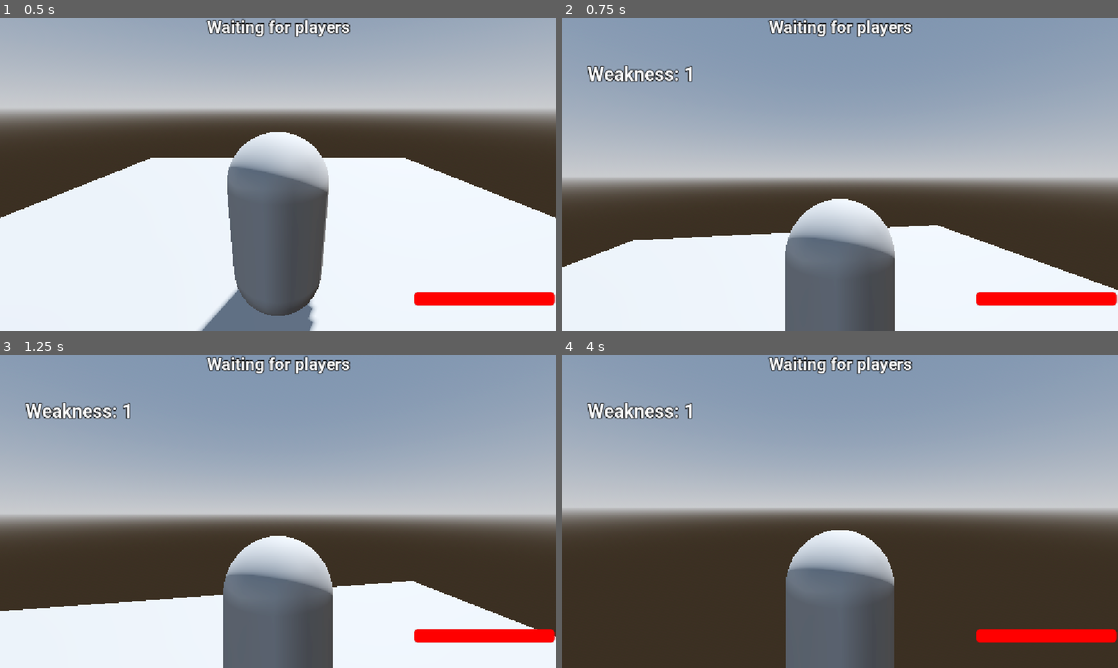
Above: before the commit, frames 1-4 (two rows, left to right).
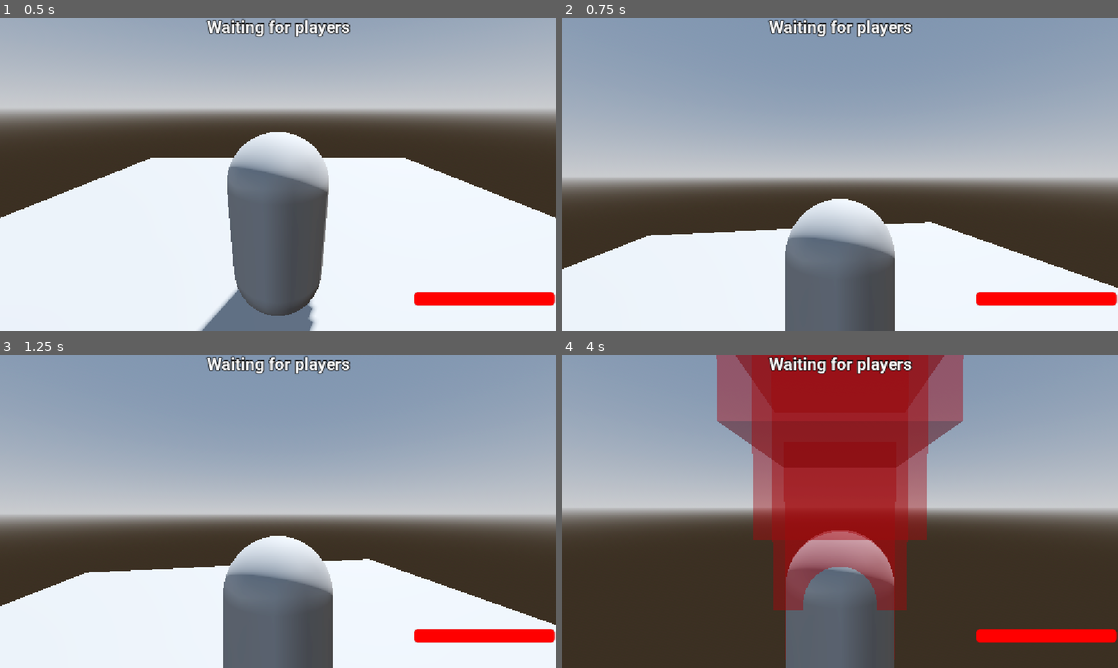
Above: after the commit, the same moments.

Repository: Virus01Official/forgotten_rewrite
Game: Godot game, scene res://main.tscn
Two runs of this game, one before a commit and one after it. Both use one fixed random seed, a clock stepped at 60 frames per second and the inputs below.
Inputs (mouse positions are in pixels of both pictures, inside the frame that each line leads up to):
- Up to frame 1 (0.5 s): no input
- Up to frame 2 (0.75 s): move the mouse to (867, 174) at 0.52 s; hold Up (ui_up) from 0.53 s (still down); tap Q (Ability1) at 0.6 s
- Up to frame 3 (1.25 s): keep holding Up (ui_up)
- Up to frame 4 (4 s): keep holding Up (ui_up); move the mouse to (812, 511) at 1.27 s; tap E (Ability2) at 1.35 s; move the mouse to (851, 505) at 2.02 s; tap R (Ability3) at 2.1 s; move the mouse to (834, 517) at 2.77 s; tap T (Ability4) at 2.85 s; move the mouse to (878, 514) at 3.52 s; click (878, 514) at 3.6 s

Frame 1 is identical in both runs. In frame 2, 1.3% of the frame differs, in the area x 0-100%, y 15-87%; in frame 3, 5.7%; in frame 4, 26%, in the area x 4-73%, y 0-98%.

Commit message:
added stuff

Diff:
--- a/scripts/ability_component.gd
+++ b/scripts/ability_component.gd
@@ -23,6 +23,8 @@
 
 	# coin flip
 	elif ability == "luck_token":
+		await get_tree().create_timer(0.5).timeout
+
 		var sfx_player = $"../SFX"
 		sfx_player.stream = coin_flip_sfx
 		sfx_player.play()
@@ -135,7 +137,14 @@
 		else:
 			target_pos = ray_origin + ray_dir * 50.0
 
+		$"..".current_speed = 0
+
+
+		await get_tree().create_timer(0.8).timeout
+
 		_launch_mouse_projectile(target_pos)
+
+		$"..".current_speed = $"..".WALK_SPEED
 
 	else:
 		print(ability)
--- a/scripts/hitboxes.gd
+++ b/scripts/hitboxes.gd
@@ -17,6 +17,7 @@
 		if body.health > 0:
 			hit_flag.append(true)
 			body.health -= damage
+			body.stunned = true
 			_turn_green()
 
 func _turn_green() -> void:
--- a/scripts/player.gd
+++ b/scripts/player.gd
@@ -7,7 +7,7 @@
 const MOUSE_SENSITIVITY = 0.003
 
 var malice = 1
-var is_Killer = false
+var is_Killer = true
 
 var current_speed = WALK_SPEED
 
